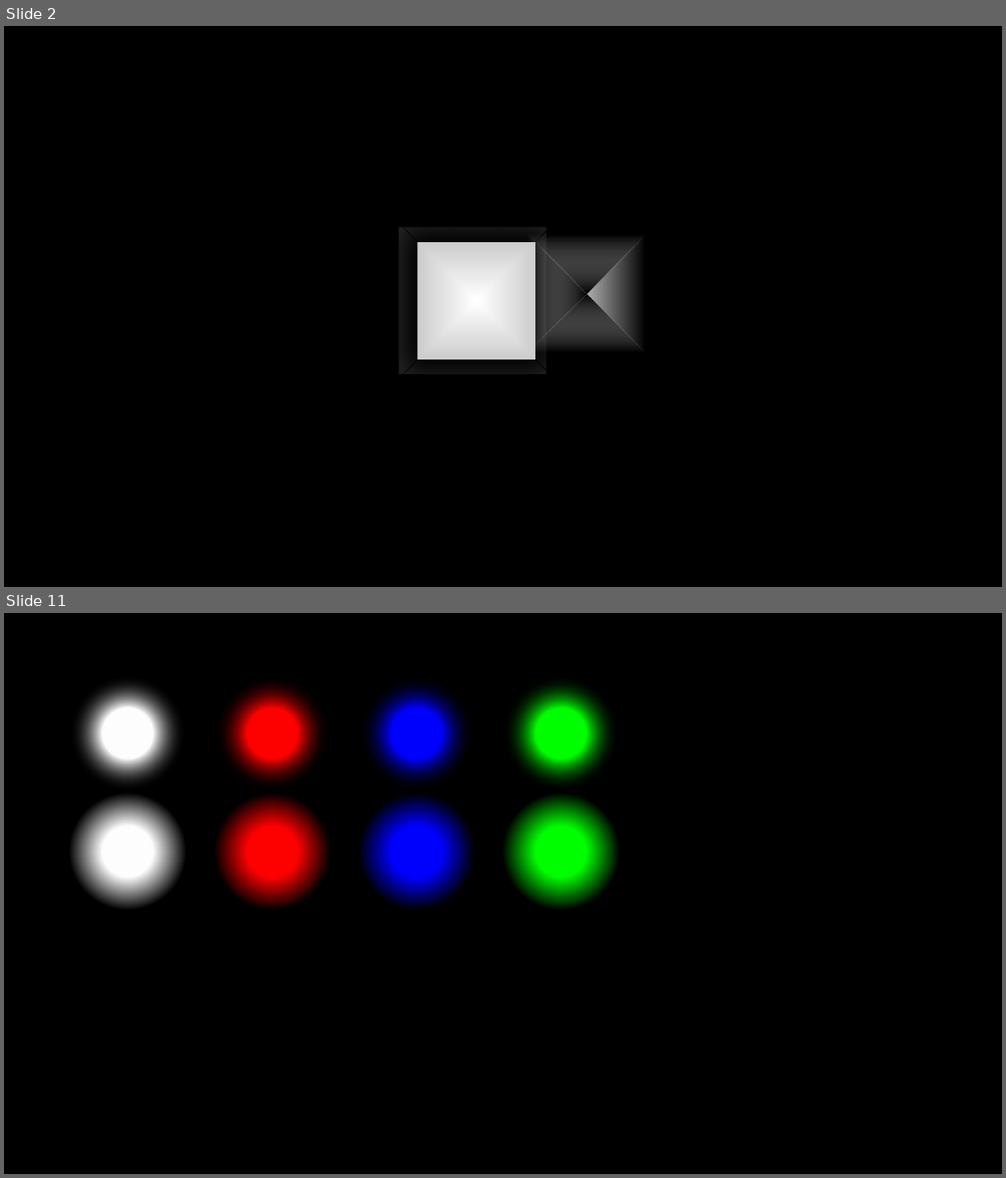
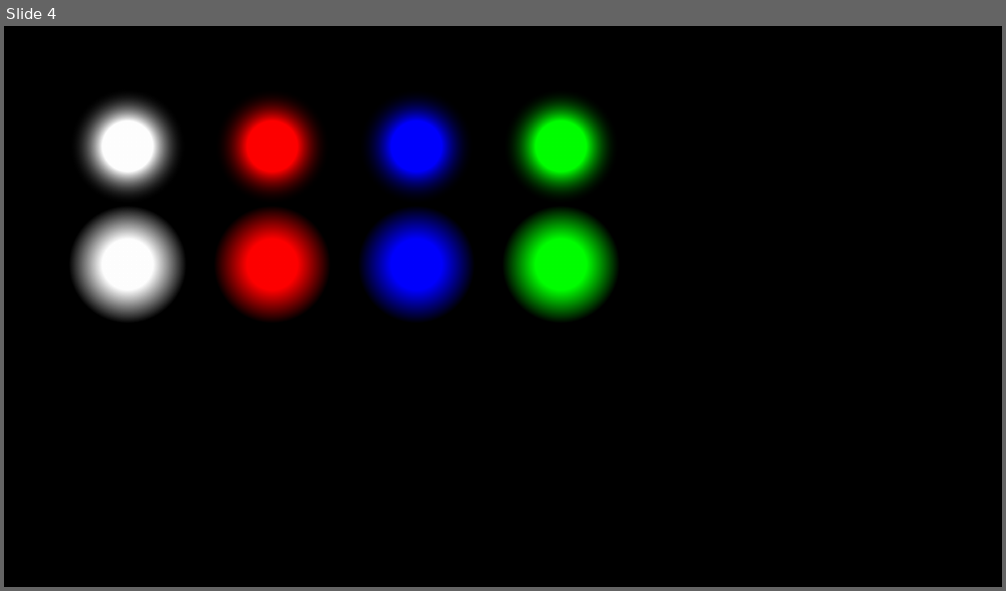
Before and after one commit to SNUGDC/LightsOn, a slide deck: Art Dummy.pptx. Shown one above the other, each under a label of ours: slides 2 and 11 before the commit, slide 4 after it; the slides between them are not shown. The pictures are 1006x1178 and 1006x591 pixels, drawn with LibreOffice and Linux fonts; fonts in the diff are those of the drawing. Boxes give left, top, right and bottom in pixels: in the first picture for what was removed or moved away, otherwise in the second. Text is boxed around its words. In the diff, an @@ line names an element or a change of style, - is before the commit and + after.

```diff
--- a/Art Dummy.pptx
+++ b/Art Dummy.pptx
@@ slide 2 removed at (4,26,1002,587), background #000000 @@
@@ rectangle removed at (399,228,547,375) @@
@@ line removed from (403, 228) to (417, 242) @@
@@ rectangle removed at (417,242,535,360) @@
@@ group removed at (527,235,646,352): 4 triangles @@
@@ line removed from (535, 242) to (551, 228) @@
@@ line removed from (403, 375) to (417, 360) @@
@@ line removed from (535, 360) to (551, 375) @@
@@ what was slide 11 is now slide 4 @@
```
Also in this commit, not shown: 2 slides changed, 2 slides added, 8 other slides removed, 33 other files.
